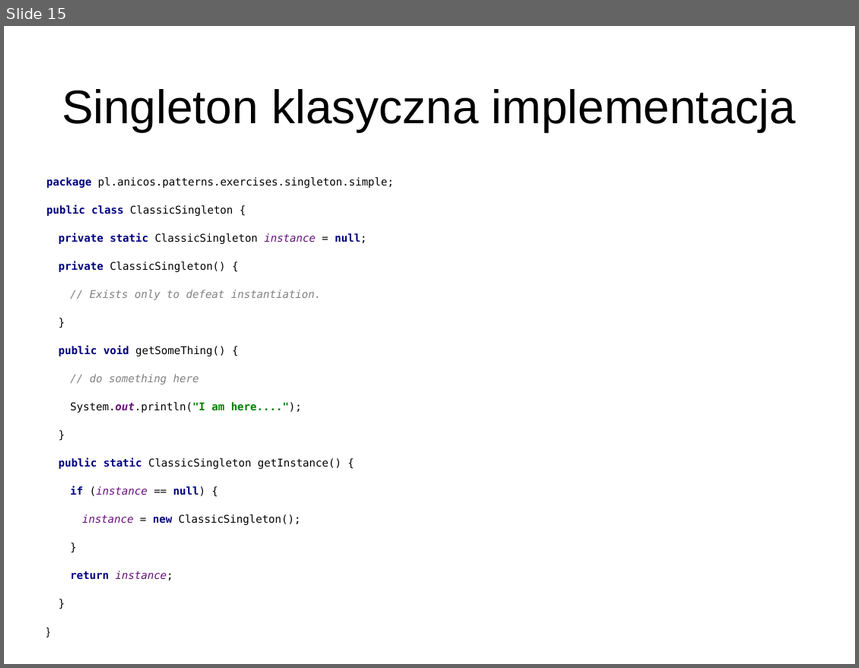
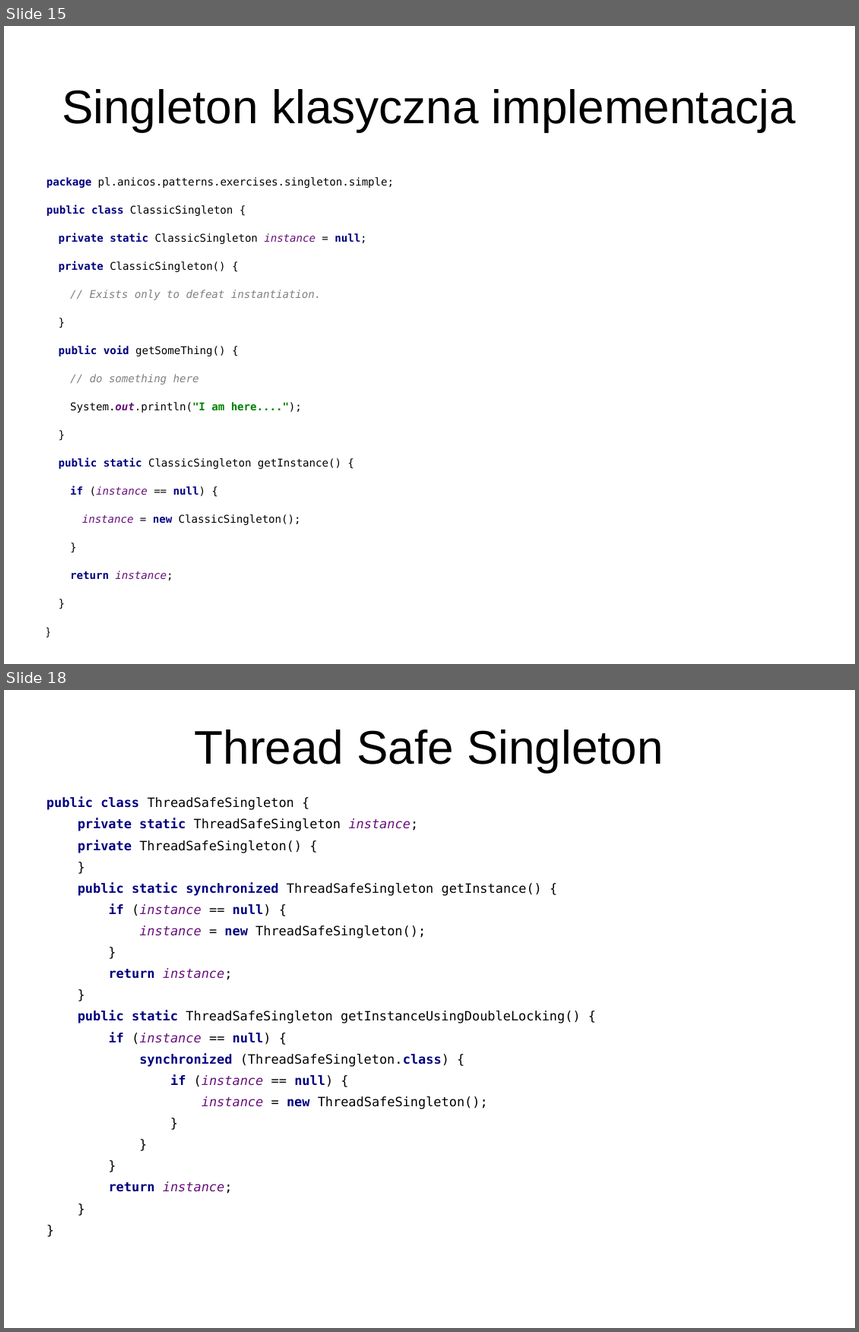
Before and after one commit to anicos/wzorce-projektowe-prezentacja, a slide deck: Part_1.odp. Shown one above the other, each under a label of ours: slide 15 before the commit, slides 15 and 18 after it; the slides between them are not shown. The pictures are 859x668 and 859x1332 pixels, drawn with LibreOffice and Linux fonts; fonts in the diff are those of the drawing. Boxes give left, top, right and bottom in pixels: in the first picture for what was removed or moved away, otherwise in the second. Text is boxed around its words. In the diff, an @@ line names an element or a change of style, - is before the commit and + after.

Commit message:
adding singletons

```diff
--- a/Part_1.odp
+++ b/Part_1.odp
@@ slide 18 added at [4, 690, 855, 1328], background #FFFFFF @@
@@ title added at [195, 730, 664, 772], 44 pt, text #000000 @@
+Thread Safe Singleton
@@ text added at [47, 797, 581, 1194], 12 pt, text #000000 @@
+public class ThreadSafeSingleton {
+private static ThreadSafeSingleton instance;
+private ThreadSafeSingleton() {
+}
+public static synchronized ThreadSafeSingleton getInstance() {
+if (instance == null) {
+instance = new ThreadSafeSingleton();
+}
+return instance;
+}
+public static ThreadSafeSingleton getInstanceUsingDoubleLocking() {
+if (instance == null) {
+synchronized (ThreadSafeSingleton.class) {
+if (instance == null) {
+instance = new ThreadSafeSingleton();
+}
+}
+}
+return instance;
+}
+}
```
Also in this commit, not shown: 1 slide changed, 4 other slides added.
